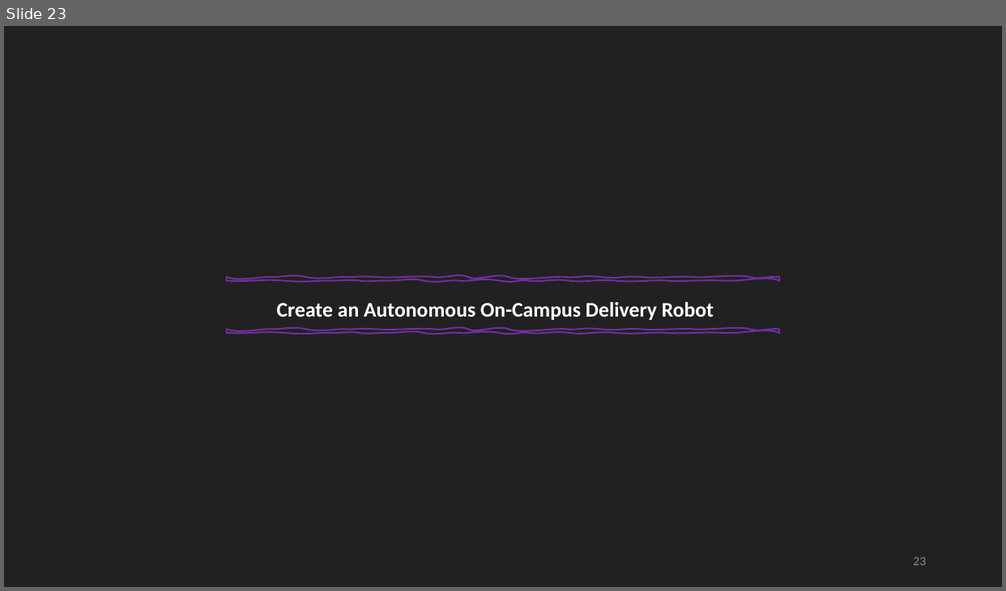
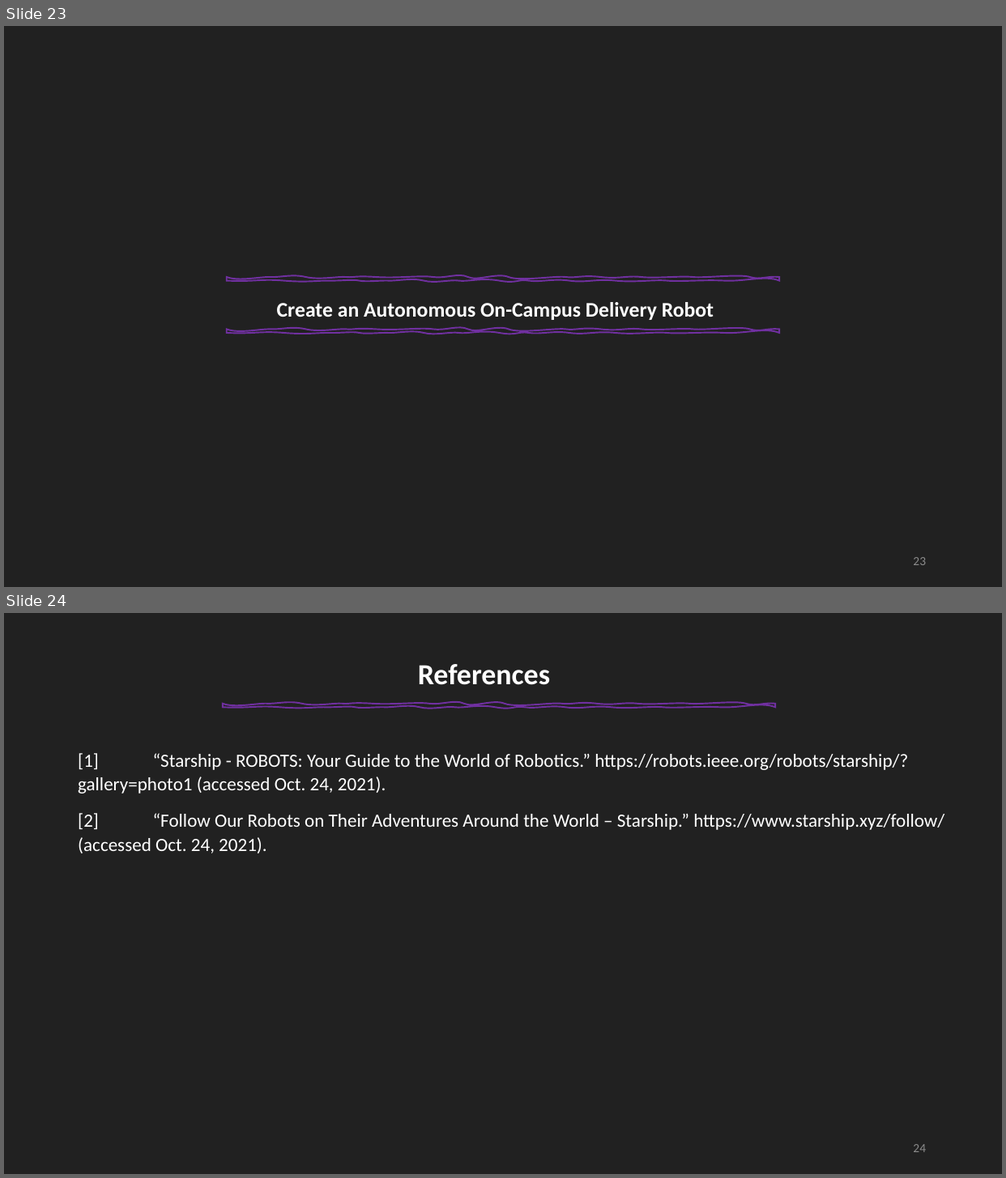
Before and after one commit to Mhd-Ghd/on-campus-delivery-robot, a slide deck: reports/report-2/Press#2.pptm. Shown one above the other, each under a label of ours: slide 23 before the commit, slides 23 and 24 after it. The pictures are 1006x591 and 1006x1178 pixels, drawn with LibreOffice and Linux fonts; fonts in the diff are those of the drawing. Boxes give left, top, right and bottom in pixels: in the first picture for what was removed or moved away, otherwise in the second. Text is boxed around its words. In the diff, an @@ line names an element or a change of style, - is before the commit and + after.

```diff
--- a/reports/report-2/Press#2.pptm
+++ b/reports/report-2/Press#2.pptm
@@ slide 24 added at <box>4,613,1002,1174</box>, background #212121 @@
@@ text added at <box>418,664,550,685</box>, 28 pt, text #FFFFFF, bold @@
+References
@@ freeform shape added at <box>223,704,775,707</box>, outline #7030A0 1.5 pt @@
@@ text added at <box>78,753,944,854</box>, 18 pt, text #FFFFFF @@
+[1] “Starship - ROBOTS: Your Guide to the World of Robotics.” https://robots.ieee.org/robots/starship/?gallery=photo1 (accessed Oct. 24, 2021).
+[2] “Follow Our Robots on Their Adventures Around the World – Starship.” https://www.starship.xyz/follow/ (accessed Oct. 24, 2021).
@@ page number added at <box>913,1144,926,1152</box>, 12 pt, text #8B8B8B @@
+24
```
Also in this commit, not shown: 3 slides changed, 1 other slide added, 1 slide removed.
